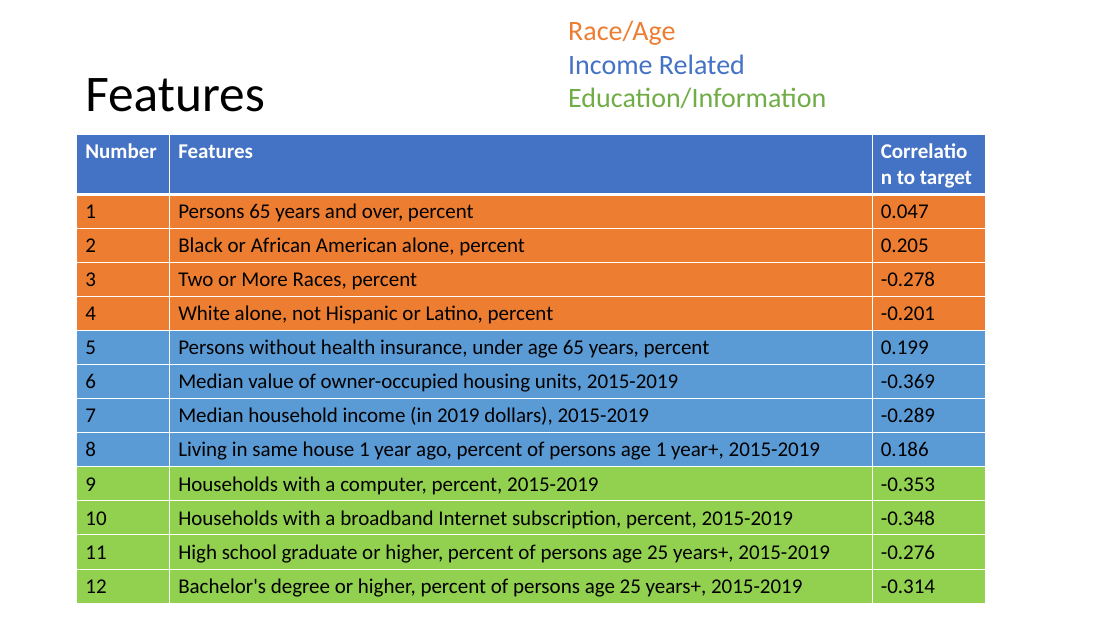
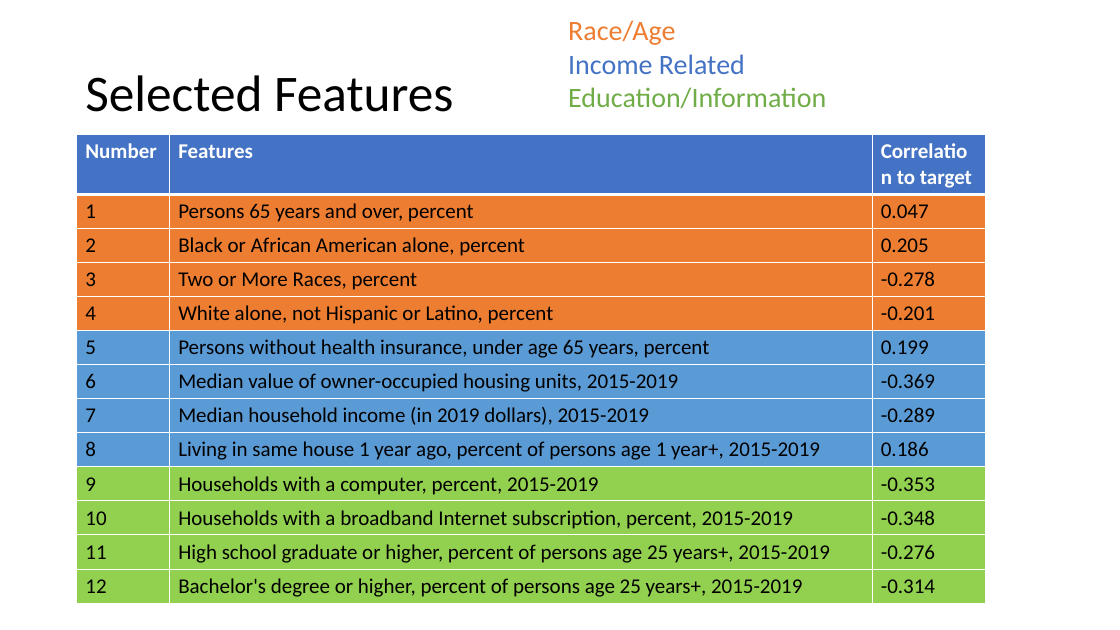
Before and after one commit to nkinnaird/CountyCovidIndexing, a slide deck: slide 6 of Presentation/CovidProjectPresentation.pptx (slide 4 before the commit). Drawn at 1120x630 pixels with LibreOffice and Linux fonts; fonts in the diff are those of the drawing. Boxes give left, top, right and bottom in pixels: in the first picture for what was removed or moved away, otherwise in the second. Text is boxed around its words. In the diff, an @@ line names an element or a change of style, - is before the commit and + after.

```diff
--- a/Presentation/CovidProjectPresentation.pptx
+++ b/Presentation/CovidProjectPresentation.pptx
@@ title at box(85, 75, 453, 112): text changed @@
-Features
+Selected Features
```
Also in this commit, not shown: 6 other slides changed, 9 slides added, 5 slides removed, 25 other files.
